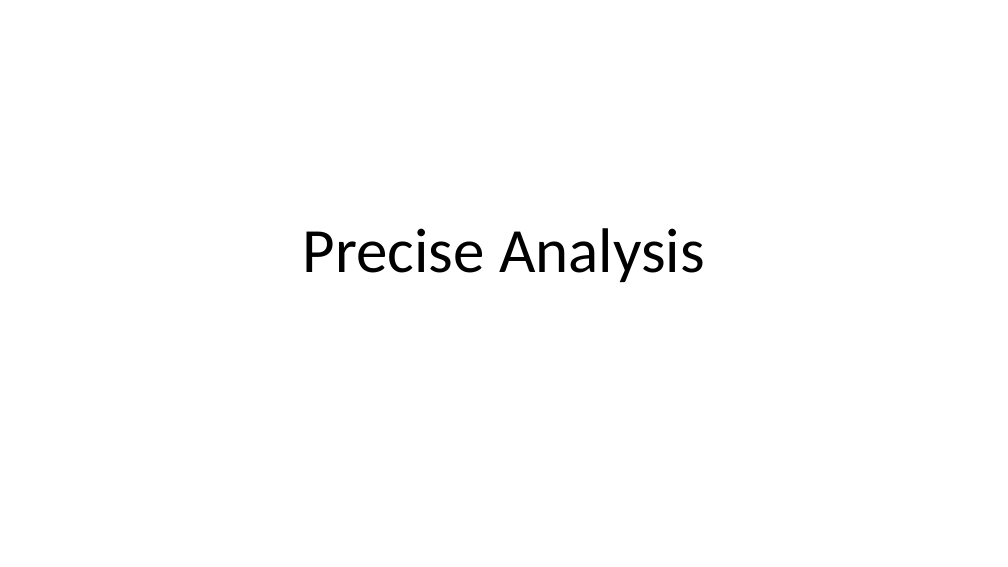
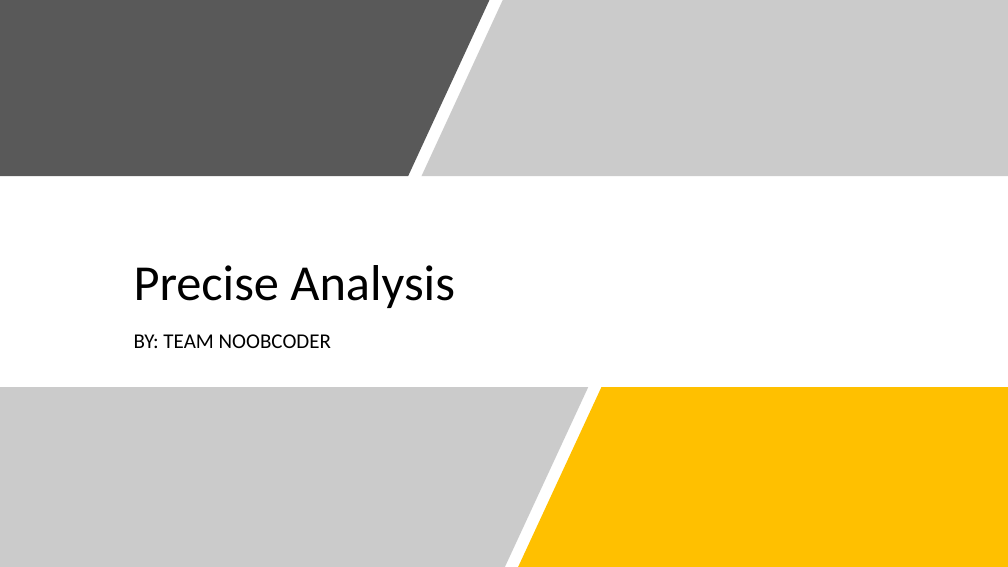
Before and after one commit to Microcontroller-Team-1/winter20-21, a slide deck: slide 1 of Project_Week_7/Precise Analysis.pptx. Drawn at 1008x567 pixels with LibreOffice and Linux fonts; fonts in the diff are those of the drawing. Boxes give left, top, right and bottom in pixels: in the first picture for what was removed or moved away, otherwise in the second. Text is boxed around its words. In the diff, an @@ line names an element or a change of style, - is before the commit and + after.

```diff
--- a/Project_Week_7/Precise Analysis.pptx
+++ b/Project_Week_7/Precise Analysis.pptx
@@ freeform shape added at <box>0,0,489,176</box>, fill #595959 @@
@@ freeform shape added at <box>422,0,1008,176</box>, fill #7F7F7F at 40% opacity @@
@@ title "Precise Analysis": place and size @@
-title "Precise Analysis" at <box>303,228,705,282</box>
+title "Precise Analysis" at <box>134,265,455,308</box>
@@ title "Precise Analysis" at <box>134,265,455,308</box>: size 60 to 48 pt; alignment centre to left @@
@@ subtitle added at <box>134,334,331,348</box>, 20 pt, text #000000 @@
+BY: TEAM NOOBCODER
@@ freeform shape added at <box>0,387,588,567</box>, fill #7F7F7F at 40% opacity @@
@@ freeform shape added at <box>509,387,883,567</box>, fill #FFFFFF @@
@@ freeform shape added at <box>518,387,1008,567</box>, fill #FFC000 @@
```
Also in this commit, not shown: 1 slide added.
